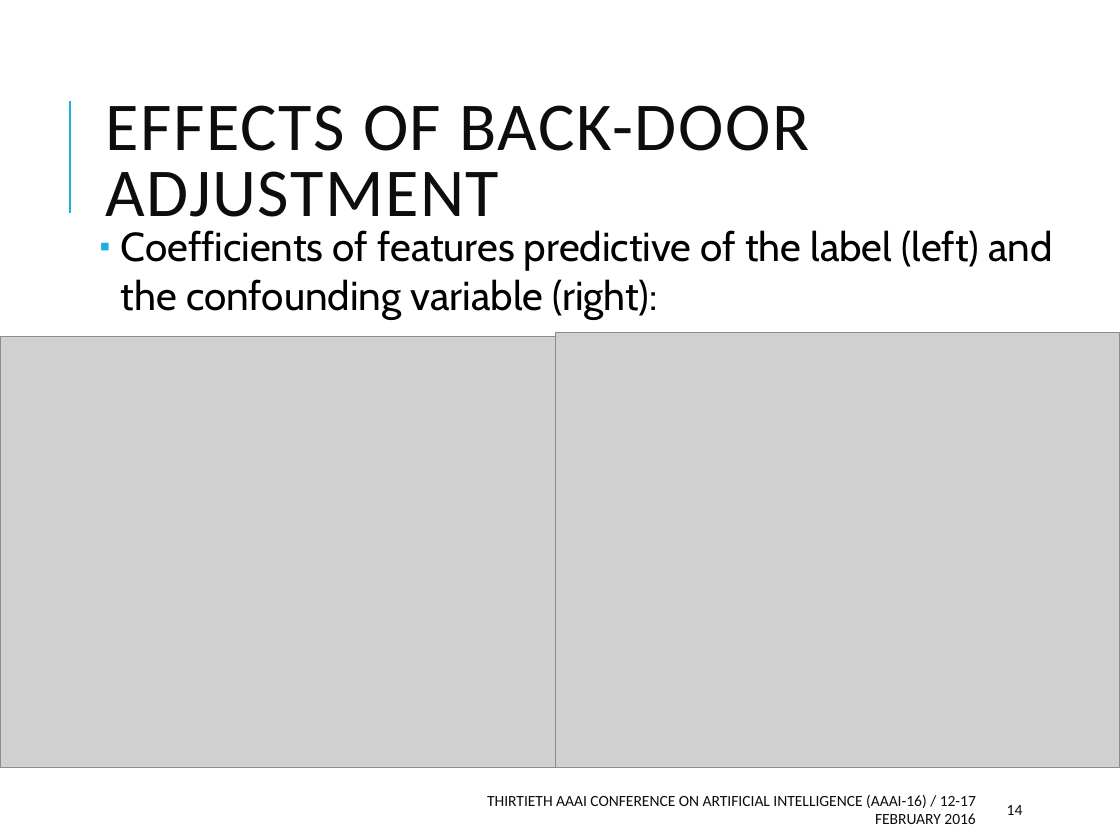
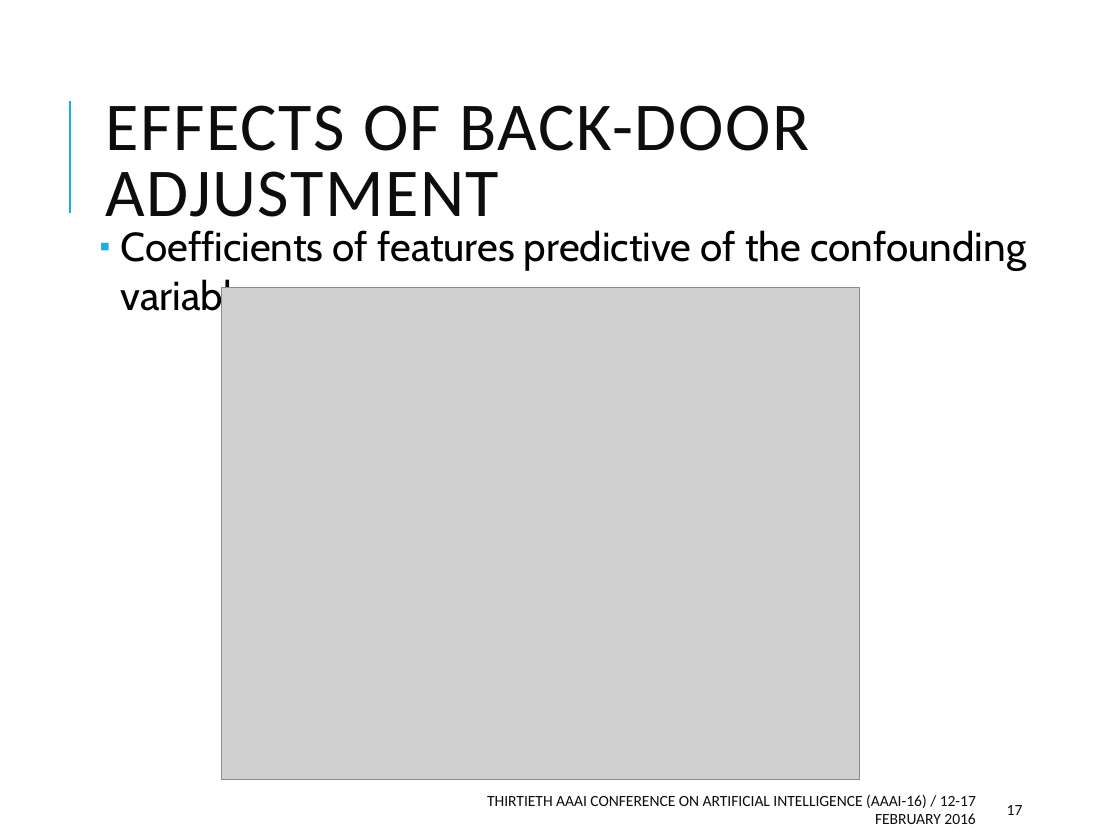
Before and after one commit to tapilab/aaai-2016-robust, a slide deck: slide 17 of slides/slides.pptx (slide 14 before the commit). Drawn at 1120x840 pixels with LibreOffice and Linux fonts; fonts in the diff are those of the drawing; grey boxes stand for pictures. Boxes give left, top, right and bottom in pixels: in the first picture for what was removed or moved away, otherwise in the second. Text is boxed around its words. In the diff, an @@ line names an element or a change of style, - is before the commit and + after.

```diff
--- a/slides/slides.pptx
+++ b/slides/slides.pptx
@@ text at (x1=121, y1=230, x2=1027, y2=319): text changed @@
-▪ Coefficients of features predictive of the label (left) and the confounding variable (right):
+▪ Coefficients of features predictive of the confounding variable:
@@ picture resized from (x1=556, y1=333, x2=1120, y2=767) to (x1=222, y1=288, x2=860, y2=780) @@
@@ picture removed at (x1=0, y1=337, x2=564, y2=768) @@
@@ page number at (x1=1007, y1=805, x2=1023, y2=815): text changed @@
-14
+17
```
Also in this commit, not shown: 7 other slides changed, 3 slides added, 1 other file.
